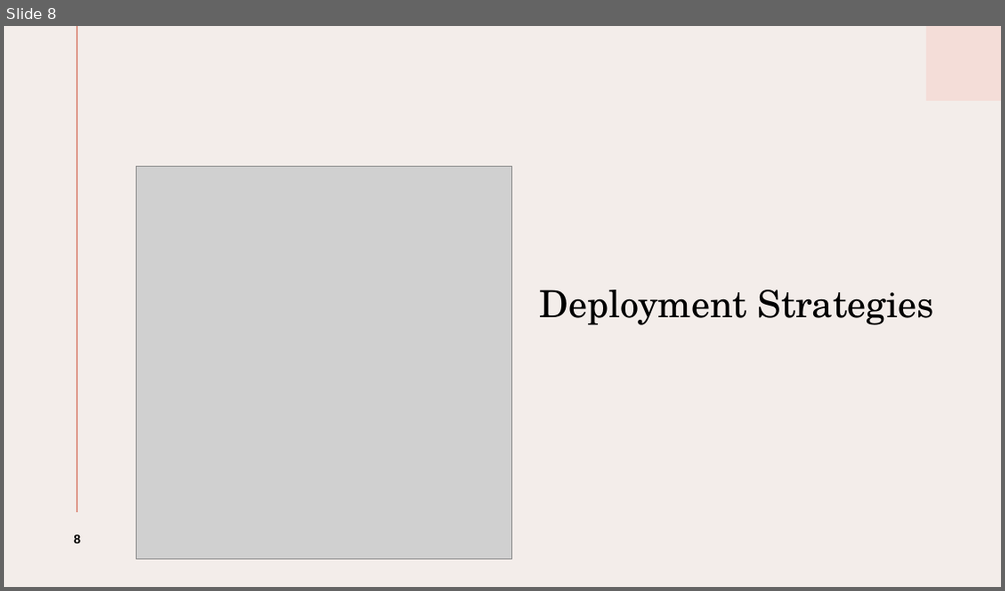
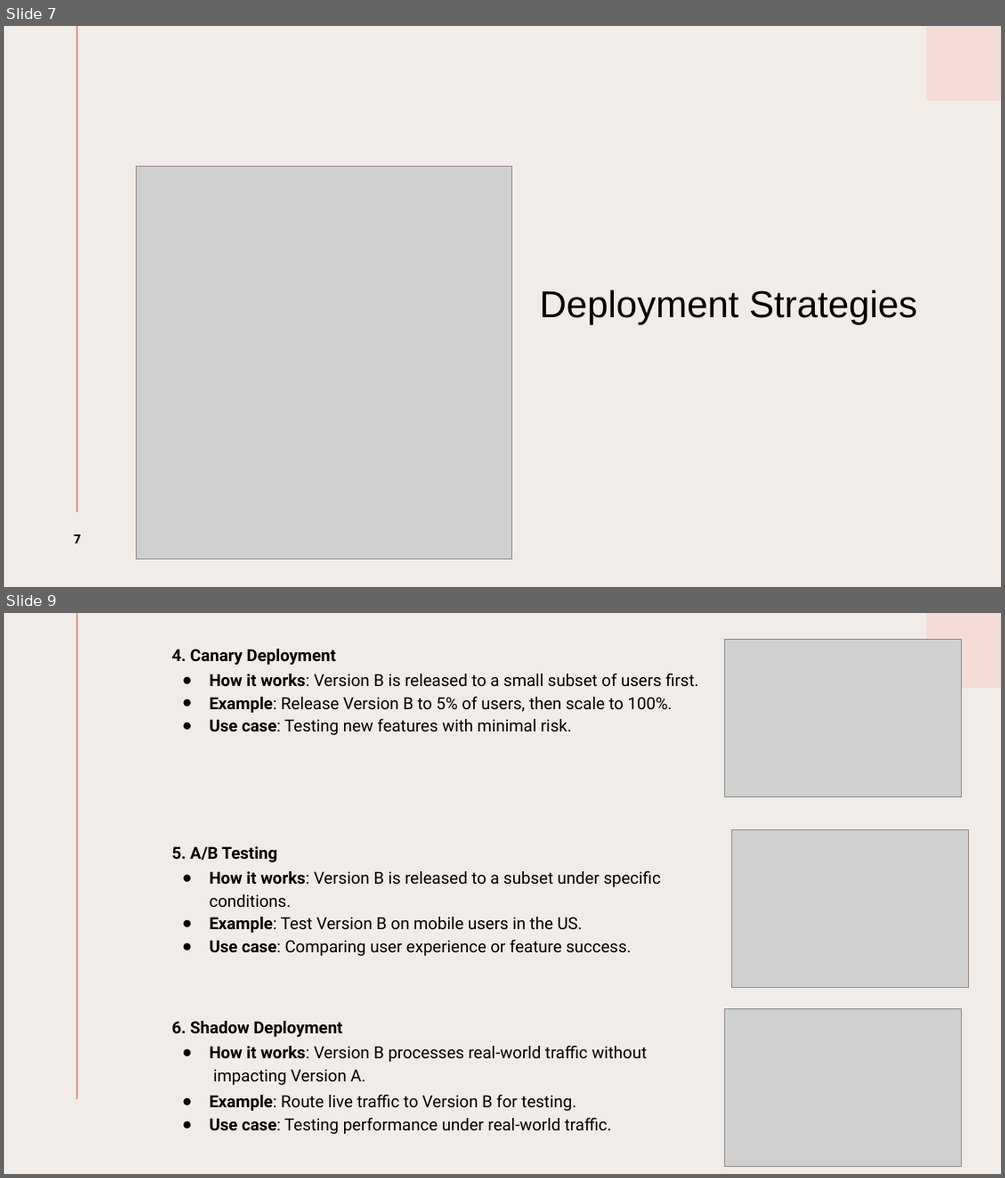
Before and after one commit to sub0101/muku, a slide deck: Presentation 3.pptx. Shown one above the other, each under a label of ours: slide 8 before the commit, slides 7 and 9 after it; the slides between them are not shown. The pictures are 1005x591 and 1005x1178 pixels, drawn with LibreOffice and Linux fonts; fonts in the diff are those of the drawing; grey boxes stand for pictures. Boxes give left, top, right and bottom in pixels: in the first picture for what was removed or moved away, otherwise in the second. Text is boxed around its words. In the diff, an @@ line names an element or a change of style, - is before the commit and + after.

```diff
--- a/Presentation 3.pptx
+++ b/Presentation 3.pptx
@@ slide 9 added at bbox=[4, 613, 1001, 1174], background #F2ECE9; not listed: 2 template elements that a slide beside it also shows @@
@@ picture added at bbox=[724, 639, 961, 796] @@
@@ text added at bbox=[172, 649, 698, 1134], 16 pt, text #000000 @@
+4. Canary Deployment
+● How it works: Version B is released to a small subset of users first.
+● Example: Release Version B to 5% of users, then scale to 100%.
+● Use case: Testing new features with minimal risk.
+5. A/B Testing
+● How it works: Version B is released to a subset under specific conditions.
+● Example: Test Version B on mobile users in the US.
+● Use case: Comparing user experience or feature success.
+6. Shadow Deployment
+● How it works: Version B processes real-world traffic without
+impacting Version A.
+● Example: Route live traffic to Version B for testing.
+● Use case: Testing performance under real-world traffic.
@@ picture added at bbox=[732, 830, 969, 988] @@
@@ picture added at bbox=[724, 1008, 961, 1166] @@
@@ what was slide 8 is now slide 7 @@
@@ slide 7 changed as well @@
@@ background #F3EDEA to #F2ECE9 @@
@@ title "Deployment Strategies" at bbox=[540, 289, 917, 324]: font TeX Gyre Schola to Arial @@
@@ page number at bbox=[73, 534, 81, 543]: text changed; font Arial to Open Sans @@
-8
+7
```
Also in this commit, not shown: 10 other slides changed, 6 other slides added, 4 slides removed.
